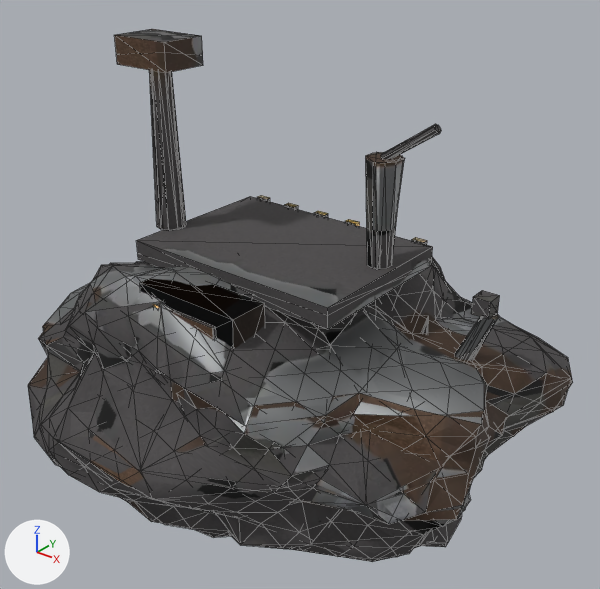
What one commit did to the glTF model tools/asset_factory/deliveries/parti1/sd_prop_lair.glb.
One viewpoint serves both versions: a 50 mm lens placed at (0.894, -1.039, 0.656), pointed at (0.043, 0.025, -0.004). Arrows for +X, +Y and +Z are at lower left; the lights stay in place. The picture after the commit comes second. Mesh edges are drawn as thin lines. Where no turn or scale is listed for an object, it has been applied to the vertices. Vertices at exactly the same position are counted once.

The scene before the commit, as lines of its bpy script (objects in view):
```python
me_lod0_body = bpy.data.meshes.new('LOD0_body')
me_lod0_body.from_pydata(...)  # 841 vertices, 1524 faces; spans x -0.5..0.5, y -0.398..0.398, z -0.438..0.438
me_lod0_body.materials.append(mat_mat_body)
me_lod1_body = bpy.data.meshes.new('LOD1_body')
me_lod1_body.from_pydata(...)  # 267 vertices, 450 faces; spans x -0.498..0.499, y -0.396..0.4, z -0.443..0.421
me_lod1_body.materials.append(mat_mat_body)
ob_lod0_body = bpy.data.objects.new('LOD0_body', me_lod0_body)
ob_lod0_body.location = (0.0, 0.0, 0.0)
ob_lod1_body = bpy.data.objects.new('LOD1_body', me_lod1_body)
ob_lod1_body.location = (0.0, 0.0, 0.0)
```
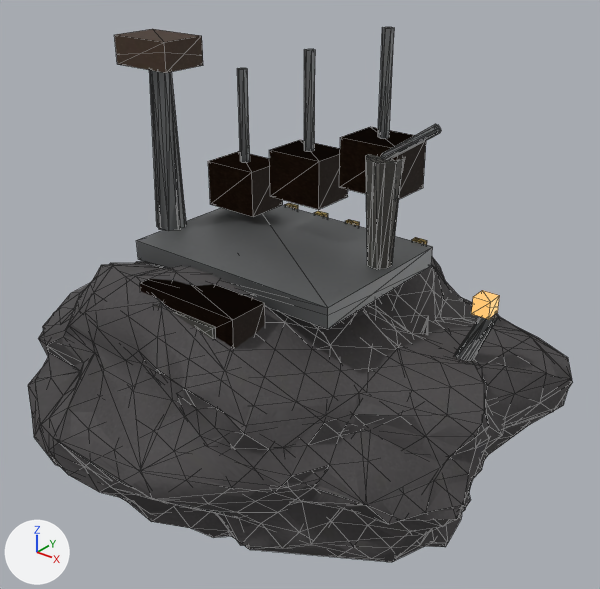
The newer file is also turned or shifted as a whole; pictures and numbers use the older file's frame.

Where the change shows, as pixel boxes [x1, y1, x2, y2] in the pictures (600 x 589 px; the box of a moved part takes in the faces that stretch with it):
'LOD0_body', reshaped: before [28, 29, 573, 559]; after [28, 27, 573, 559]
'LOD1_body', reshaped: before [28, 70, 571, 562]; after [35, 70, 571, 562]
part 1 of me_lod0_body, added: after [269, 140, 348, 210]
part 2 of me_lod0_body, added: after [339, 127, 426, 199]
part 3 of me_lod0_body, moved or reshaped: before [114, 29, 500, 360]; after [114, 27, 500, 360]
part 4 of me_lod0_body, surface changed: [28, 125, 573, 559] in both
part 5 of me_lod1_body, rebuilt (mostly hidden): before [455, 314, 499, 354]; after [455, 319, 487, 360]
part 6 of me_lod1_body, moved or reshaped: before [28, 152, 571, 562]; after [35, 72, 571, 562]
part 7 of me_lod1_body, surface changed: [38, 70, 571, 535] in both

Edits to the bpy script that builds the scene:
```text
Change me_lod0_body:
    used by ob_lod0_body; location = (0.0, 0.0, 0.0)
    remove me_lod0_body.from_pydata(...)  # 841 vertices, 1524 faces; spans x -0.5..0.5, y -0.398..0.398, z -0.438..0.438
    add me_lod0_body.from_pydata(...)  # 900 vertices, 1605 faces; spans x -0.5..0.5, y -0.398..0.398, z -0.438..0.468
    me_lod0_body part 1: a new loose piece, a box spanning x -0.035..0.075, y 0.036..0.122, z 0.163..0.249, in mat_mat_body
    me_lod0_body part 2: a new loose piece, a box spanning x 0.118..0.227, y 0.036..0.122, z 0.212..0.297, in mat_mat_body
    me_lod0_body part 3
    1 vertex is removed from x 0.087, y -0.237, z -0.044
    237 faces are deleted
    20 vertices are added at x -0.187..0.18, y 0.036..0.122, z 0.115..0.468
    12 new vertices lie (0.0, 0.009, 0.0) away from vertices in x -0.14..0.18, y 0.074, z 0.2..0.468
    6 new vertices lie (0.008, -0.004, 0.0) away from vertices in x -0.14..0.164, y 0.074, z 0.2..0.468
    6 new vertices lie (0.008, 0.005, 0.0) away from vertices in x -0.14..0.164, y 0.083, z 0.2..0.468
    294 new faces join them
    me_lod0_body part 4: 1286 kept faces spanning x -0.5..0.5, y -0.398..0.398, z -0.438..0.346 get new texture (UV) coordinates
Change me_lod1_body:
    used by ob_lod1_body; location = (0.0, 0.0, 0.0)
    remove me_lod1_body.from_pydata(...)  # 267 vertices, 450 faces; spans x -0.498..0.499, y -0.396..0.4, z -0.443..0.421
    add me_lod1_body.from_pydata(...)  # 310 vertices, 476 faces; spans x -0.498..0.499, y -0.396..0.4, z -0.443..0.468
    me_lod1_body part 5: the loose piece of 5 vertices spanning x 0.307..0.408, y 0.051..0.085, z -0.122..0.058 is rebuilt with 6 vertices and now spans x 0.306..0.398, y 0.053..0.085, z -0.123..0.058
    me_lod1_body part 6
    56 vertices are removed from x -0.435..0.45, y -0.341..0.368, z -0.409..0.279
    180 faces are deleted
    3 vertices move from x -0.326..-0.171, y -0.085..0.09, z -0.048..0.097 to x -0.323..-0.169, y -0.077..0.144, z -0.058..0.097
    79 vertices are added at x -0.429..0.443, y -0.331..0.352, z -0.387..0.468
    176 new faces join them
    me_lod1_body part 7: 264 kept faces spanning x -0.498..0.499, y -0.396..0.4, z -0.443..0.421 get new texture (UV) coordinates
    other edits to the shape of me_lod1_body do not show in these pictures
```
